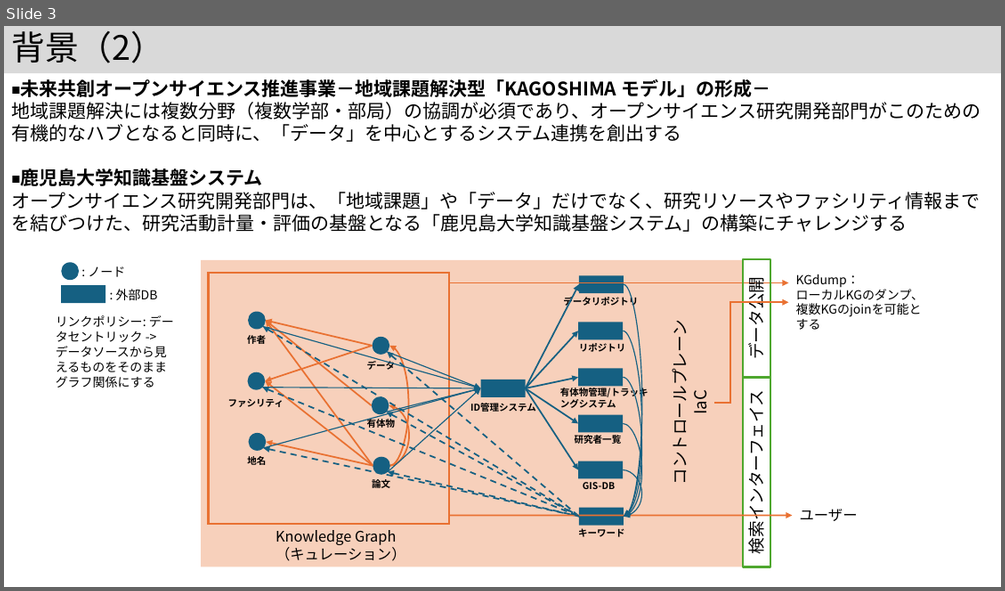
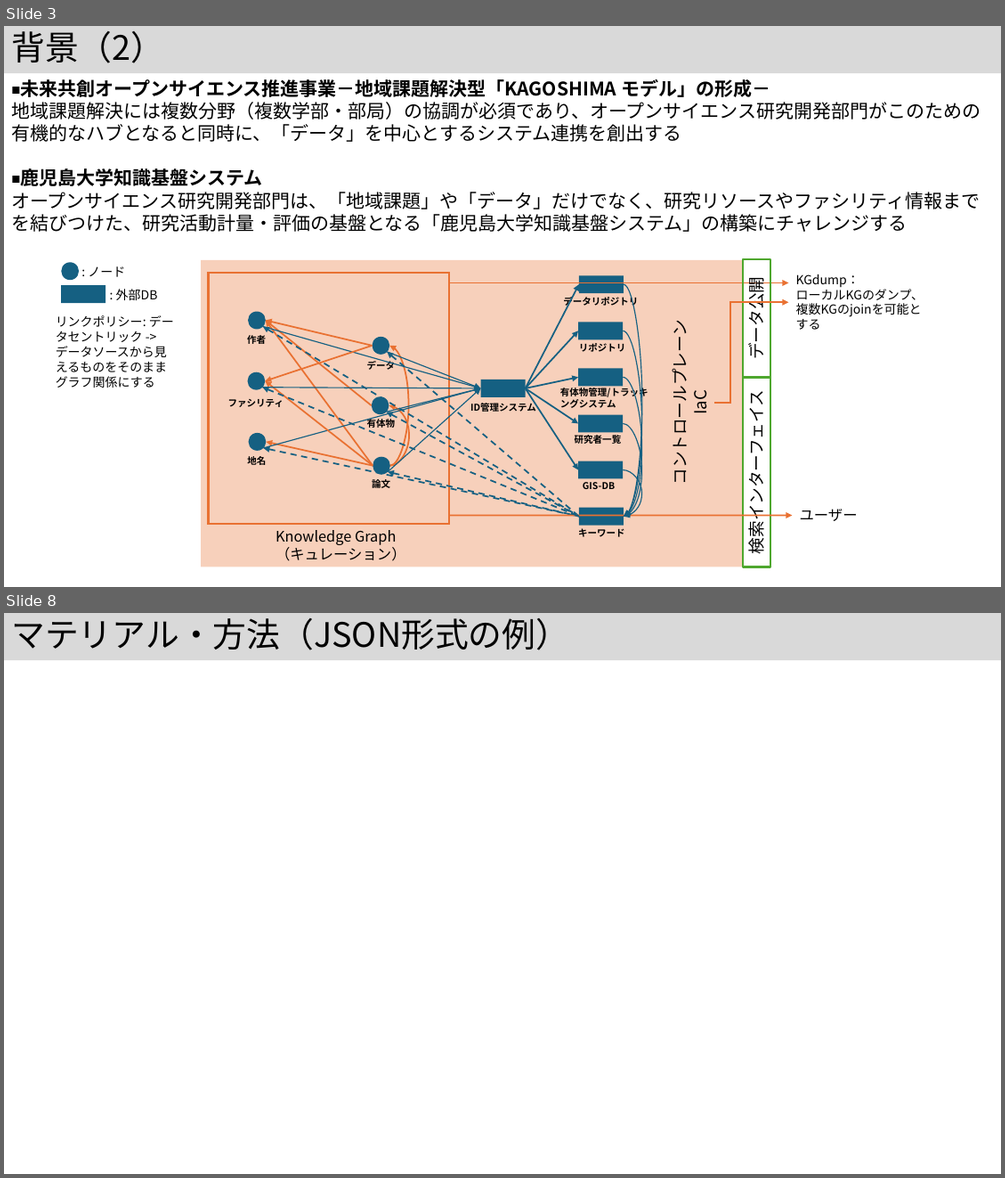
Before and after one commit to kouamano/nihongo-region-name-extract, a slide deck: jsik2026taikai.pptx. Shown one above the other, each under a label of ours: slide 3 before the commit, slides 3 and 8 after it; the slides between them are not shown. The pictures are 1005x591 and 1005x1178 pixels, drawn with LibreOffice and Linux fonts; fonts in the diff are those of the drawing. Boxes give left, top, right and bottom in pixels: in the first picture for what was removed or moved away, otherwise in the second. Text is boxed around its words. In the diff, an @@ line names an element or a change of style, - is before the commit and + after.

```diff
--- a/jsik2026taikai.pptx
+++ b/jsik2026taikai.pptx
@@ slide 8 added at bbox=[4, 613, 1001, 1174], background #FFFFFF @@
@@ title added at bbox=[4, 613, 1001, 660], fill #D9D9D9, 32.4 pt, text #000000 @@
+マテリアル・方法（JSON形式の例）
```
Also in this commit, not shown: 3 slides changed, 5 other slides added, 1 other file.
